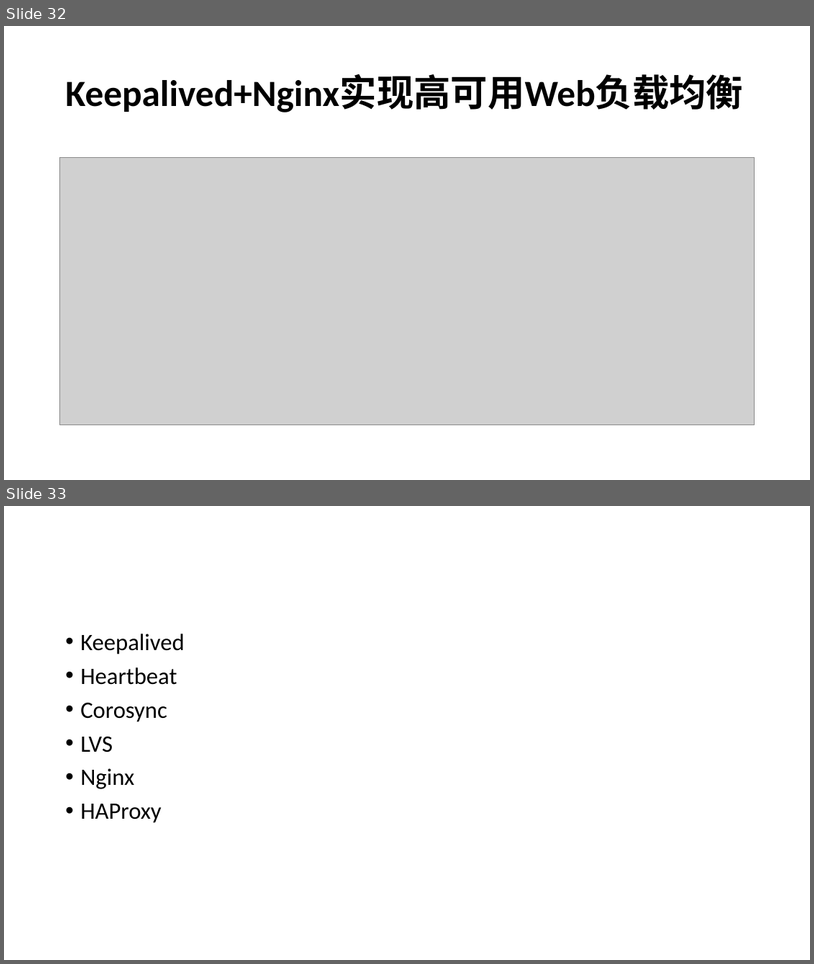
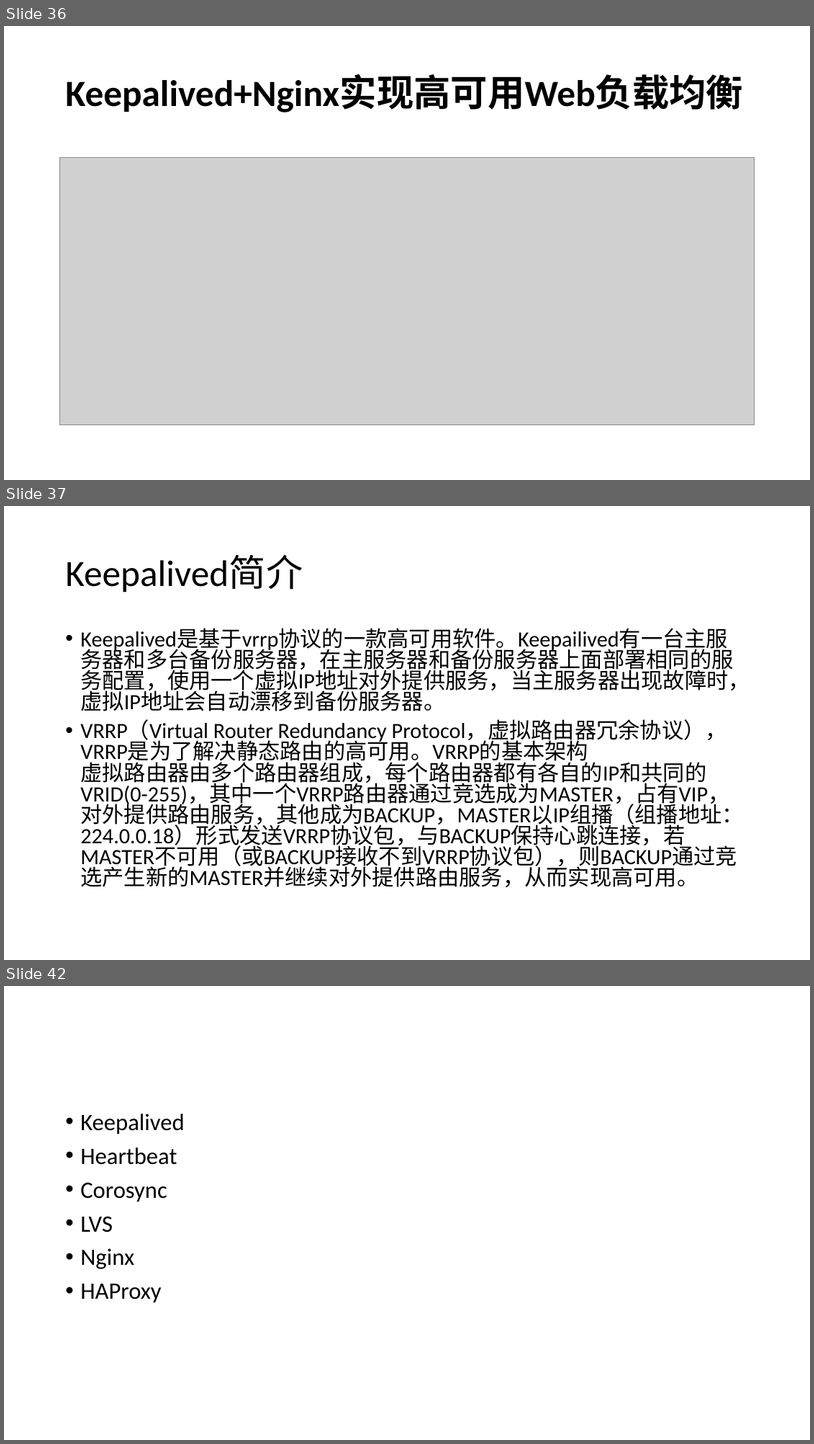
Before and after one commit to airuitian/MicroService, a slide deck: spring-cloud/Nginx.pptx. Shown one above the other, each under a label of ours: slides 32 and 33 before the commit, slides 36, 37 and 42 after it; the slides between them are not shown. The pictures are 814x964 and 814x1444 pixels, drawn with LibreOffice and Linux fonts; fonts in the diff are those of the drawing; grey boxes stand for pictures. Boxes give left, top, right and bottom in pixels: in the first picture for what was removed or moved away, otherwise in the second. Text is boxed around its words. In the diff, an @@ line names an element or a change of style, - is before the commit and + after.

```diff
--- a/spring-cloud/Nginx.pptx
+++ b/spring-cloud/Nginx.pptx
@@ slide 37 added at bbox=[4, 506, 810, 960], background #FFFFFF @@
@@ title added at bbox=[65, 555, 303, 592], 44 pt, text #000000 @@
+Keepalived简介
@@ text added at bbox=[80, 628, 750, 887], 25.9 pt, text #000000 @@
+• Keepalived是基于vrrp协议的一款高可用软件。Keepailived有一台主服务器和多台备份服务器，在主服务器和备份服务器上面部署相同的服务配置，使用一个虚拟IP地址对外提供服务，当主服务器出现故障时，虚拟IP地址会自动漂移到备份服务器。
+• VRRP（Virtual Router Redundancy Protocol，虚拟路由器冗余协议），VRRP是为了解决静态路由的高可用。VRRP的基本架构
+  虚拟路由器由多个路由器组成，每个路由器都有各自的IP和共同的VRID(0-255)，其中一个VRRP路由器通过竞选成为MASTER，占有VIP，对外提供路由服务，其他成为BACKUP，MASTER以IP组播（组播地址：224.0.0.18）形式发送VRRP协议包，与BACKUP保持心跳连接，若MASTER不可用（或BACKUP接收不到VRRP协议包），则BACKUP通过竞选产生新的MASTER并继续对外提供路由服务，从而实现高可用。
@@ what was slide 32 is now slide 36 @@
@@ what was slide 33 is now slide 42 @@
```
Also in this commit, not shown: 1 slide changed, 8 other slides added, 19 other files.
